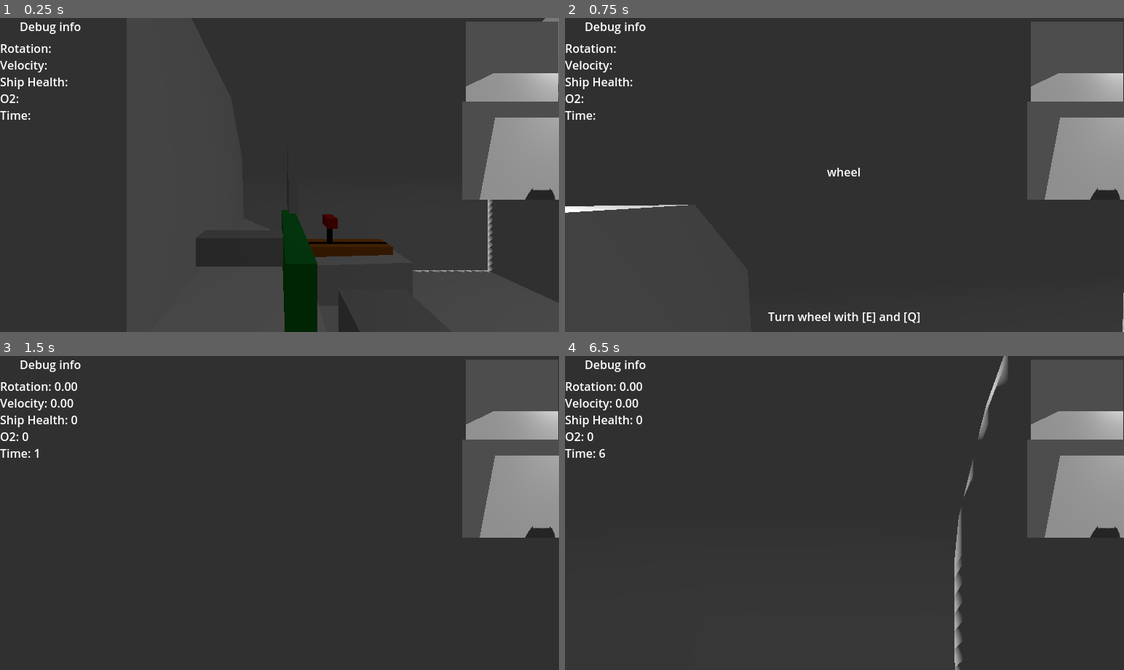
Above: before the commit, frames 1-4 (two rows, left to right).
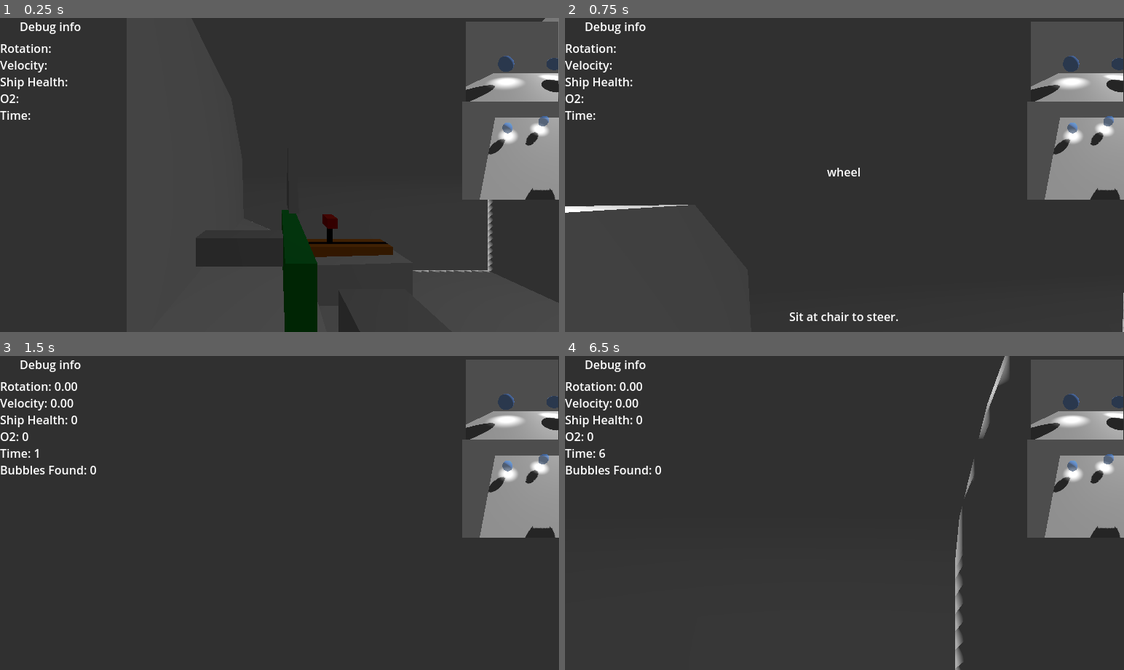
Above: after the commit, the same moments.

Repository: zachary-huber/globalGameJam2025_BUBBLE
Game: Godot game, scene res://src/scenes/main_3d.tscn
Two runs of this game, one before a commit and one after it. Both use one fixed random seed, a clock stepped at 60 frames per second and the inputs below.
Inputs (mouse positions are in pixels of both pictures, inside the frame that each line leads up to):
- Up to frame 1 (0.25 s): no input
- Up to frame 2 (0.75 s): tap Enter (ui_accept) at 0.5 s; move the mouse to (872, 175) at 0.52 s; hold W (forward) from 0.53 s (still down); hold Q (alt_interact) from 0.53 s (still down)
- Up to frame 3 (1.5 s): keep holding W (forward); tap Enter (ui_accept) at 0.77, 1.25 s; tap E (interact) at 0.8, 1.35 s; move the mouse to (251, 513) at 1.27 s; release Q (alt_interact) at 1.28 s
- Up to frame 4 (6.5 s): tap Enter (ui_accept) at 1.52, 2, 2.75, 3.02, 3.5, 3.77, 4.25, 4.52, 6.02 s; tap Q (alt_interact) every 1.5 s from 1.55 to 6.05 s; move the mouse to (861, 506) at 2.02 s; hold Q (alt_interact) 2.03-2.78 s; tap E (interact) at 2.3, 2.85, 3.8, 4.35, 5.3, 5.85 s; move the mouse to (838, 519) at 2.77 s; move the mouse to (889, 516) at 3.52 s; hold Q (alt_interact) 3.53-4.28 s; move the mouse to (799, 509) at 4.27 s; move the mouse to (850, 513) at 5.02 s; hold Q (alt_interact) 5.03-5.78 s; move the mouse to (822, 506) at 5.77 s; release W (forward) at 5.78 s; hold D (right) from 5.78 s (still down)

The runs differ from the first frame. In frame 1, 1.1% of the frame differs, in the area x 83-100%, y 12-44%; in frame 2, 1.5%; in frame 3, 1.3%; in frame 4, 1.6%, in the area x 0-100%, y 0-100%.

Commit message:
added bubbles and updated hints

Diff:
--- /dev/null
+++ b/src/scenes/bubble.tscn
@@ -0,0 +1,30 @@
+[gd_scene load_steps=5 format=3 uid="uid://ojt4bbo5638d"]
+
+[ext_resource type="Script" path="res://src/scripts/bubble.gd" id="1_xiyri"]
+
+[sub_resource type="SphereShape3D" id="SphereShape3D_f23ta"]
+radius = 1.0
+
+[sub_resource type="StandardMaterial3D" id="StandardMaterial3D_ekbnv"]
+transparency = 4
+albedo_color = Color(0.2, 0.521569, 1, 0.494118)
+
+[sub_resource type="SphereMesh" id="SphereMesh_58mk1"]
+
+[node name="bubble" type="Node3D"]
+transform = Transform3D(3, 0, 0, 0, 3, 0, 0, 0, 3, 0, 0, 0)
+script = ExtResource("1_xiyri")
+
+[node name="CharacterBody3D" type="CharacterBody3D" parent="."]
+
+[node name="Area3D" type="Area3D" parent="CharacterBody3D"]
+
+[node name="CollisionShape3D" type="CollisionShape3D" parent="CharacterBody3D/Area3D"]
+shape = SubResource("SphereShape3D_f23ta")
+
+[node name="MeshInstance3D" type="MeshInstance3D" parent="CharacterBody3D"]
+material_override = SubResource("StandardMaterial3D_ekbnv")
+mesh = SubResource("SphereMesh_58mk1")
+
+[node name="OmniLight3D" type="OmniLight3D" parent="."]
+light_energy = 5.606
--- a/src/scenes/main_3d.tscn
+++ b/src/scenes/main_3d.tscn
@@ -7,8 +7,10 @@
 [ext_resource type="PackedScene" uid="uid://ephsf1kd5v08" path="res://src/scenes/ocean_floor_environment.tscn" id="4_aguwm"]
 [ext_resource type="Script" path="res://src/scripts/chair_cam.gd" id="5_pvmt8"]
 [ext_resource type="PackedScene" uid="uid://d1levm7wo2lhf" path="res://src/scenes/captain_chair.tscn" id="6_ntipw"]
+[ext_resource type="Script" path="res://src/scripts/main_ui.gd" id="8_ttdf3"]
 [ext_resource type="Script" path="res://src/scripts/sub_cam.gd" id="8_y5vig"]
 [ext_resource type="Script" path="res://src/scripts/sub_cam_body.gd" id="9_sq83h"]
+[ext_resource type="PackedScene" uid="uid://ojt4bbo5638d" path="res://src/scenes/bubble.tscn" id="10_mnvh2"]
 
 [sub_resource type="Environment" id="Environment_yl6x8"]
 
@@ -61,6 +63,7 @@
 anchor_bottom = 1.0
 grow_horizontal = 2
 grow_vertical = 2
+script = ExtResource("8_ttdf3")
 
 [node name="interactHint" type="RichTextLabel" parent="mainUI"]
 layout_mode = 1
@@ -170,3 +173,28 @@
 
 [node name="Camera3D" type="Camera3D" parent="mainUI/SubCam/topDownView/SubViewport"]
 transform = Transform3D(-2.0713e-08, -0.880601, 0.473858, -3.84923e-08, 0.473858, 0.880601, -1, 3.55271e-15, -4.37114e-08, 4.183, 10.6637, 13.4352)
+
+[node name="collectibles" type="Node3D" parent="."]
+
+[node name="bubbles" type="Node3D" parent="collectibles"]
+
+[node name="bubble" parent="collectibles/bubbles" instance=ExtResource("10_mnvh2")]
+transform = Transform3D(3, 0, 0, 0, 3, 0, 0, 0, 3, -13.3644, 3.75946, 3.40154)
+
+[node name="bubble2" parent="collectibles/bubbles" instance=ExtResource("10_mnvh2")]
+transform = Transform3D(3, 0, 0, 0, 3, 0, 0, 0, 3, 16.5643, 3.75946, -16.3744)
+
+[node name="bubble3" parent="collectibles/bubbles" instance=ExtResource("10_mnvh2")]
+transform = Transform3D(3, 0, 0, 0, 3, 0, 0, 0, 3, -10.3956, 3.75946, 14.5181)
+
+[node name="bubble4" parent="collectibles/bubbles" instance=ExtResource("10_mnvh2")]
+transform = Transform3D(3, 0, 0, 0, 3, 0, 0, 0, 3, -12.8699, 3.75946, -12.6584)
+
+[node name="bubble5" parent="collectibles/bubbles" instance=ExtResource("10_mnvh2")]
+transform = Transform3D(3, 0, 0, 0, 3, 0, 0, 0, 3, 10.667, 3.75946, 5.76778)
+
+[node name="bubble6" parent="collectibles/bubbles" instance=ExtResource("10_mnvh2")]
+transform = Transform3D(3, 0, 0, 0, 3, 0, 0, 0, 3, 16.958, 3.75946, 15.957)
+
+[connection signal="area_entered" from="mainUI/SubCam/SubViewportContainer/SubViewport/subCamBody/collectArea" to="mainUI/SubCam/SubViewportContainer/SubViewport/subCamBody" method="_on_collect_area_area_entered"]
+[connection signal="area_exited" from="mainUI/SubCam/SubViewportContainer/SubViewport/subCamBody/collectArea" to="mainUI/SubCam/SubViewportContainer/SubViewport/subCamBody" method="_on_collect_area_area_exited"]
--- a/src/scenes/wheel.tscn
+++ b/src/scenes/wheel.tscn
@@ -19,7 +19,6 @@
 
 [node name="wheel" type="Node3D"]
 script = ExtResource("1_gbc7v")
-interactHintText = "[center]Turn wheel with [E] and [Q][/center]"
 
 [node name="StaticBody3D" type="StaticBody3D" parent="."]
 
--- /dev/null
+++ b/src/scripts/bubble.gd
@@ -0,0 +1,25 @@
+extends Node3D
+
+
+enum BUBBLE_TYPE {
+	BLUE,
+	GOLDEN
+}
+
+var bubbleType = BUBBLE_TYPE.BLUE
+var oxygenValue:float = 5.0 # potentially make this random
+
+func _ready() -> void:
+	pass
+
+func _process(delta: float) -> void:
+	pass
+
+func bubble():
+	pass
+
+func collectBubble():
+	# increases current o2 value by the value the bubble contains
+	GameManager.o2 += oxygenValue
+
+	self.call_deferred("queue_free")
--- a/src/scripts/game_manager.gd
+++ b/src/scripts/game_manager.gd
@@ -9,9 +9,12 @@
 var currentVelocity:float
 var o2:float
 var shipHealth:float
+var bubbleCollected:int = 0
 
 var theWheel = null
 var theLever = null
+var interactHint = null
+var subInteractTarget = null
 
 var isAtHelm = false
 
@@ -45,7 +48,8 @@
 	"Velocity: " + str(currentVelocity).pad_decimals(2) + '\n' + \
 	"Ship Health: " + str(shipHealth) + '\n' + \
 	"O2: " + str(o2) + '\n' + \
-	"Time: " + str(timePlayed) + '\n'
+	"Time: " + str(timePlayed) + '\n' + \
+	"Bubbles Found: " + str(bubbleCollected) + "\n"
 
 	updateSubCam()
 
--- a/src/scripts/lever.gd
+++ b/src/scripts/lever.gd
@@ -4,7 +4,7 @@
 
 
 func _init() -> void:
-	interactHintText = "[center]Move mouse [up] and [down] to move forward and back[/center]"
+	interactHintText = "[center]Sit at chair to engage.[/center]"
 
 func _ready() -> void:
 	GameManager.theLever = $leverPart # create a reference to this lever so the game manager can manage it
--- /dev/null
+++ b/src/scripts/main_ui.gd
@@ -0,0 +1,10 @@
+extends Control
+
+
+
+func _ready() -> void:
+	GameManager.interactHint = $interactHint
+
+
+func _process(delta: float) -> void:
+	pass
--- a/src/scripts/player.gd
+++ b/src/scripts/player.gd
@@ -67,6 +67,7 @@
 func _input(event: InputEvent) -> void:
 	# add input here to exit chair camera view at the helm and handle the helm input
 	if GameManager.isAtHelm:
+		setInteractionHint("[center]Move mouse up and down to go forward. [WASD] to Steer.[/center]", "")
 		if event.is_action_pressed("escape"):
 			# exit the helm mode
 			GameManager.isAtHelm = false
@@ -125,19 +126,23 @@
 # if the player is looking at something interactable and they press "interact" then they activate the interactable
 # interaction behavior is handled by the object itself
 func handleObjectInteractions(event):
-	if interactingWithObj: # don't bother processing if there is no interactable
-		if interactingWithObj.get_parent().has_method("interact"):
-			setInteractionHint(interactingWithObj.get_parent().interactHintText, interactingWithObj.get_parent().name)
-			if event.is_action_pressed("interact"):
-				if interactingWithObj:
-					interactingWithObj.get_parent().interact()
-			elif event.is_action_pressed("alt_interact"):
-				if interactingWithObj:
-					interactingWithObj.get_parent().alt_interact()
+	if GameManager.isAtHelm:
+		GameManager.interactHint = "[center]Move mouse up and down to go forward. [WASD] to Steer.[/center]"
+		setInteractionHint("[center]Move mouse up and down to go forward. [WASD] to Steer.[/center]", "")
+	else:
+		if interactingWithObj: # don't bother processing if there is no interactable
+			if interactingWithObj.get_parent().has_method("interact"):
+				setInteractionHint(interactingWithObj.get_parent().interactHintText, interactingWithObj.get_parent().name)
+				if event.is_action_pressed("interact"):
+					if interactingWithObj:
+						interactingWithObj.get_parent().interact()
+				elif event.is_action_pressed("alt_interact"):
+					if interactingWithObj:
+						interactingWithObj.get_parent().alt_interact()
+			else:
+				setInteractionHint("", "")
 		else:
 			setInteractionHint("", "")
-	else:
-		setInteractionHint("", "")
 
 func setInteractionHint(hintText, nameText):
 	get_tree().root.get_node("main3D/mainUI/interactHint").text = hintText
--- a/src/scripts/sub_cam_body.gd
+++ b/src/scripts/sub_cam_body.gd
@@ -8,3 +8,16 @@
 
 
 	$radarScanner.rotation.y += deg_to_rad(radarRotationSpeed) * delta
+
+
+func _on_collect_area_area_entered(area: Area3D) -> void:
+	print("area entered: ", area.owner.name)
+	if area.owner.has_method("bubble"):
+		# show collect bubble interact hint
+		print("found a bubble.")
+		GameManager.interactHint.text = "[center]Press [E] to collect the oxygen bubble.[/center]"
+		GameManager.subInteractTarget = area.owner
+
+
+func _on_collect_area_area_exited(area: Area3D) -> void:
+	GameManager.interactHint.text = ""
--- a/src/scripts/wheel.gd
+++ b/src/scripts/wheel.gd
@@ -3,7 +3,7 @@
 @export var rotationSpeed:float = 15.0
 
 func _init() -> void:
-	interactHintText = "[center]Turn wheel with [E] and [Q][/center]"
+	interactHintText = "[center]Sit at chair to steer.[/center]"
 
 func _ready() -> void:
 	GameManager.theWheel = $StaticBody3D/wheelSpinPart # create a reference to this wheel so the game manager can manage it
@@ -18,11 +18,11 @@
 	elif direction == "left":
 		$StaticBody3D/wheelSpinPart.rotation.y += deg_to_rad(rotationSpeed)
 
-
-func interact():
-	super()
-	rotateWheel("right")
-
-func alt_interact():
-	super()
-	rotateWheel("left")
+#
+#func interact():
+	#super()
+	#rotateWheel("right")
+#
+#func alt_interact():
+	#super()
+	#rotateWheel("left")
Not shown, added: data/sounds/empty.txt
Not shown: 1 places in src/scenes/main_3d.tscn that only renumber resources
